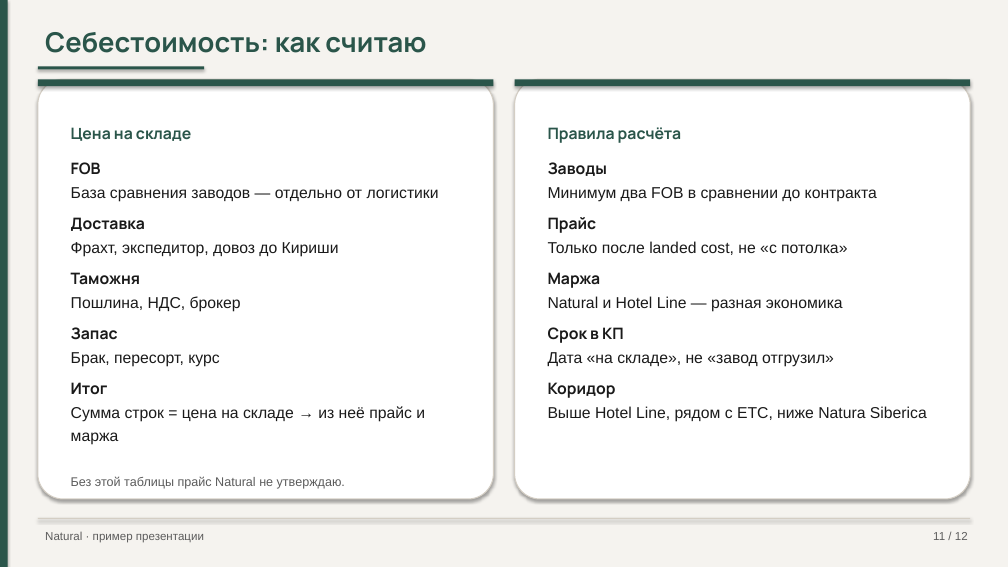
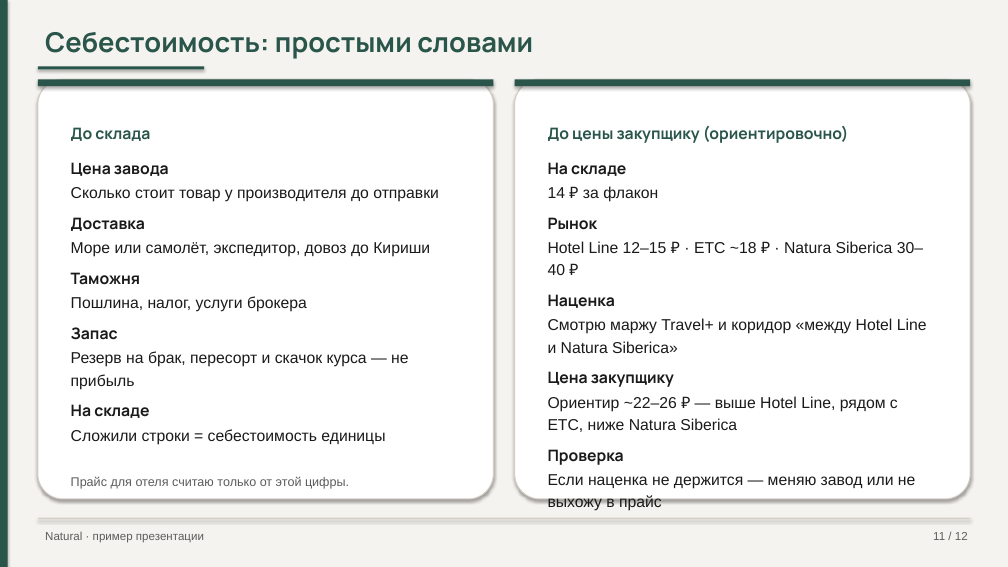
Before and after one commit to pagasbot-coder/Banya-Digital, a slide deck: slide 11 of knowledge-base/presentation-travelplus-interview.pptx. Drawn at 1008x567 pixels with LibreOffice and Linux fonts; fonts in the diff are those of the drawing. Boxes give left, top, right and bottom in pixels: in the first picture for what was removed or moved away, otherwise in the second. Text is boxed around its words. In the diff, an @@ line names an element or a change of style, - is before the commit and + after.

```diff
--- a/knowledge-base/presentation-travelplus-interview.pptx
+++ b/knowledge-base/presentation-travelplus-interview.pptx
@@ text at <box>45,32,533,59</box>: text changed @@
-Себестоимость: как считаю
+Себестоимость: простыми словами
@@ text at <box>71,127,439,202</box>: text changed @@
-Цена на складе
-FOB
-База сравнения заводов — отдельно от логистики
+До склада
+Цена завода
+Сколько стоит товар у производителя до отправки
@@ text at <box>548,126,927,488</box>: text changed @@
-Правила расчёта
-Заводы
-Минимум два FOB в сравнении до контракта
-Прайс
-Только после landed cost, не «с потолка»
-Маржа
-Natural и Hotel Line — разная экономика
-Срок в КП
-Дата «на складе», не «завод отгрузил»
-Коридор
-Выше Hotel Line, рядом с ЕТС, ниже Natura Siberica
+До цены закупщику (ориентировочно)
+На складе
+14 ₽ за флакон
+Рынок
+Hotel Line 12–15 ₽ · ЕТС ~18 ₽ · Natura Siberica 30–40 ₽
+Наценка
+Смотрю маржу Travel+ и коридор «между Hotel Line и Natura Siberica»
+Цена закупщику
+Ориентир ~22–26 ₽ — выше Hotel Line, рядом с ЕТС, ниже Natura Siberica
+Проверка
+Если наценка не держится — меняю завод или не выхожу в прайс
@@ text at <box>71,242,430,257</box>: text changed @@
-Фрахт, экспедитор, довоз до Кириши
+Море или самолёт, экспедитор, довоз до Кириши
@@ text at <box>71,296,307,312</box>: text changed @@
-Пошлина, НДС, брокер
+Пошлина, налог, услуги брокера
@@ text at <box>71,351,408,489</box>: text changed @@
-Брак, пересорт, курс
-Итог
-Сумма строк = цена на складе → из неё прайс и маржа
-Без этой таблицы прайс Natural не утверждаю.
+Резерв на брак, пересорт и скачок курса — не прибыль
+На складе
+Сложили строки = себестоимость единицы
+Прайс для отеля считаю только от этой цифры.
```
Also in this commit, not shown: 3 other files.
